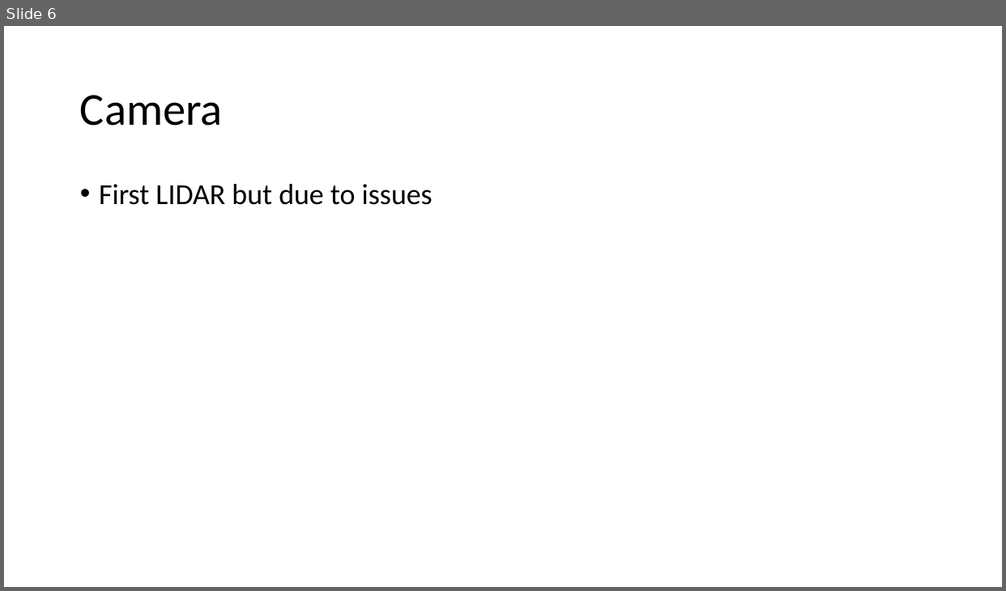
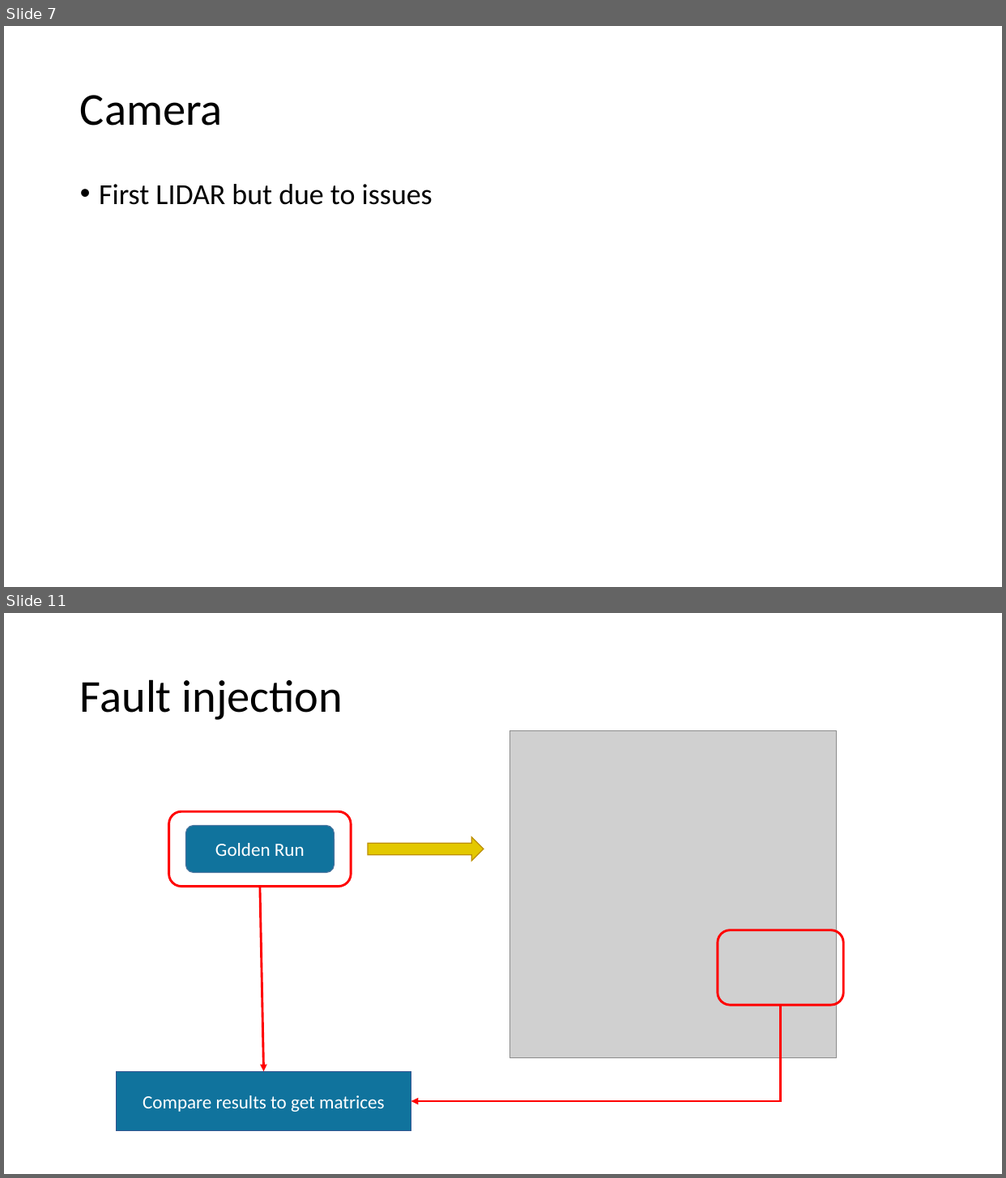
Before and after one commit to grep-aarkash/EECE-571K-Dependable-systems-project, a slide deck: Research/Presentation1.pptx. Shown one above the other, each under a label of ours: slide 6 before the commit, slides 7 and 11 after it; the slides between them are not shown. The pictures are 1006x591 and 1006x1178 pixels, drawn with LibreOffice and Linux fonts; fonts in the diff are those of the drawing; grey boxes stand for pictures. Boxes give left, top, right and bottom in pixels: in the first picture for what was removed or moved away, otherwise in the second. Text is boxed around its words. In the diff, an @@ line names an element or a change of style, - is before the commit and + after.

```diff
--- a/Research/Presentation1.pptx
+++ b/Research/Presentation1.pptx
@@ slide 11 added at (4,613,1002,1174), background #FFFFFF @@
@@ title added at (80,679,343,720), 44 pt, text #000000 @@
+Fault injection
@@ picture added at (510,730,837,1059) @@
@@ rounded rectangle added at (168,811,351,886), outline #FF0000 2.25 pt @@
@@ rounded rectangle added at (186,825,334,873), fill #10739D, outline #43739E 1 pt, 18 pt, text #FFFFFF @@
+Golden Run
@@ right arrow added at (368,837,484,861), fill #E3C800, outline #BD8E00 1 pt @@
@@ arrow added from (260, 886) to (264, 1072), #FF0000 2.25 pt @@
@@ rounded rectangle added at (718,931,843,1005), outline #FF0000 2.25 pt @@
@@ elbow arrow added from (780, 1005) to (411, 1102), #FF0000 2.25 pt @@
@@ rectangle added at (117,1072,411,1131), fill #10739D, outline #325491 1 pt, 18 pt, text #FFFFFF @@
+Compare results to get matrices
@@ what was slide 6 is now slide 7 @@
```
Also in this commit, not shown: 2 slides changed, 7 other slides added, 3 slides removed.
